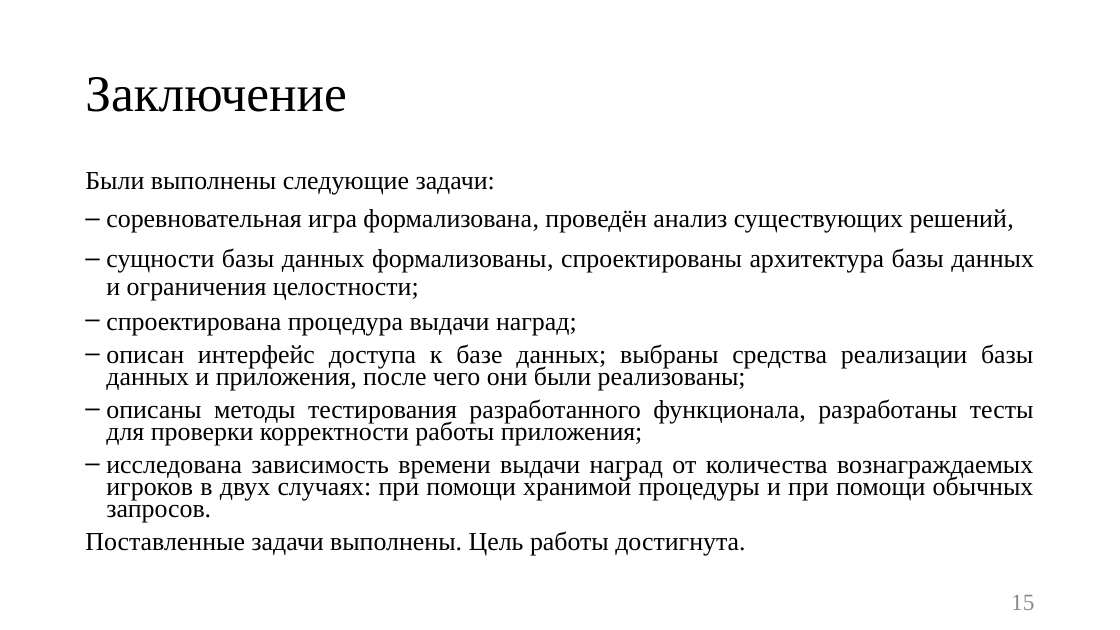
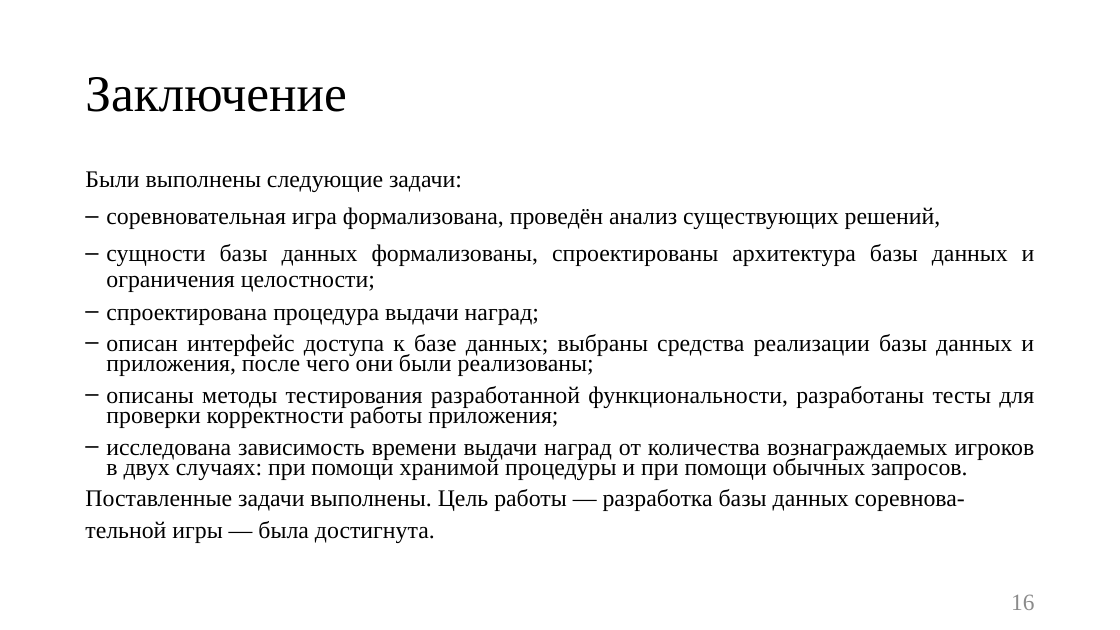
Before and after one commit to Kukushenok/competitive-math-game, a slide deck: slide 16 of docs/presentation.pptx (slide 15 before the commit). Drawn at 1120x630 pixels with LibreOffice and Linux fonts; fonts in the diff are those of the drawing. Boxes give left, top, right and bottom in pixels: in the first picture for what was removed or moved away, otherwise in the second. Text is boxed around its words. In the diff, an @@ line names an element or a change of style, - is before the commit and + after.

```diff
--- a/docs/presentation.pptx
+++ b/docs/presentation.pptx
@@ text at [85,171,1035,480]: size 22.2 to 20.4 pt in "Были выполнены следующие задачи:", "соревновательная игра формализована, проведён анализ существ ...", "сущности базы данных формализованы, спроектированы архитекту ...", "спроектирована процедура выдачи наград;" and 2 more places @@
@@ text at [106,386,1034,428]: text changed; size 22.2 to 20.4 pt @@
-‒ описаны методы тестирования разработанного функционала, разработаны тесты для проверки корректности работы приложения;
+‒ описаны методы тестирования разработанной функциональности, разработаны тесты для проверки корректности работы приложения;
@@ text at [85,489,965,543]: text changed; size 22.2 to 20.4 pt @@
-Поставленные задачи выполнены. Цель работы достигнута.
+Поставленные задачи выполнены. Цель работы — разработка базы данных соревнова-
+тельной игры — была достигнута.
@@ page number at [1011,594,1034,610]: text changed @@
-15
+16
```
Also in this commit, not shown: 6 other slides changed, 2 slides added, 1 slide removed, 16 other files.
